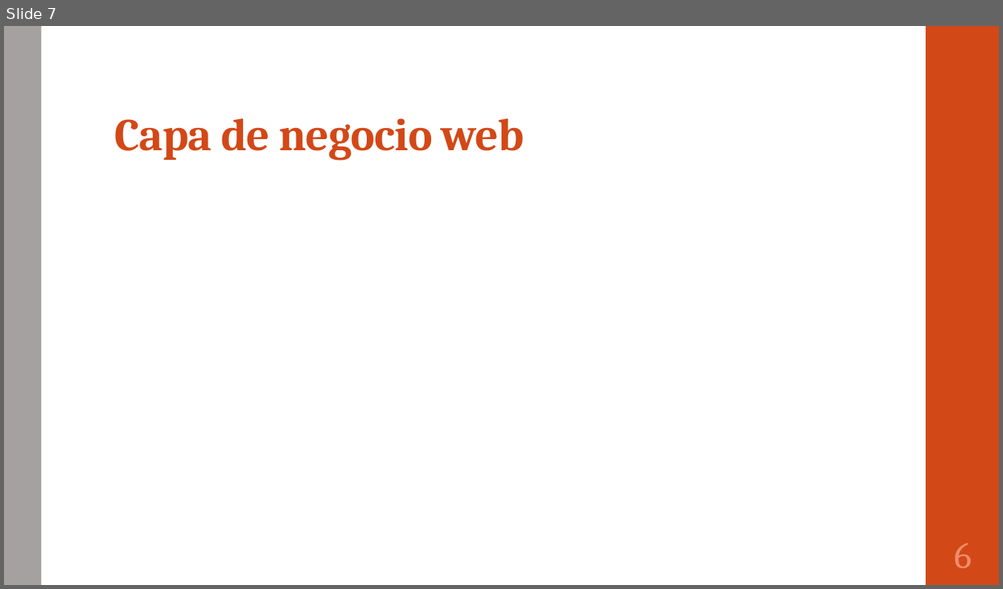
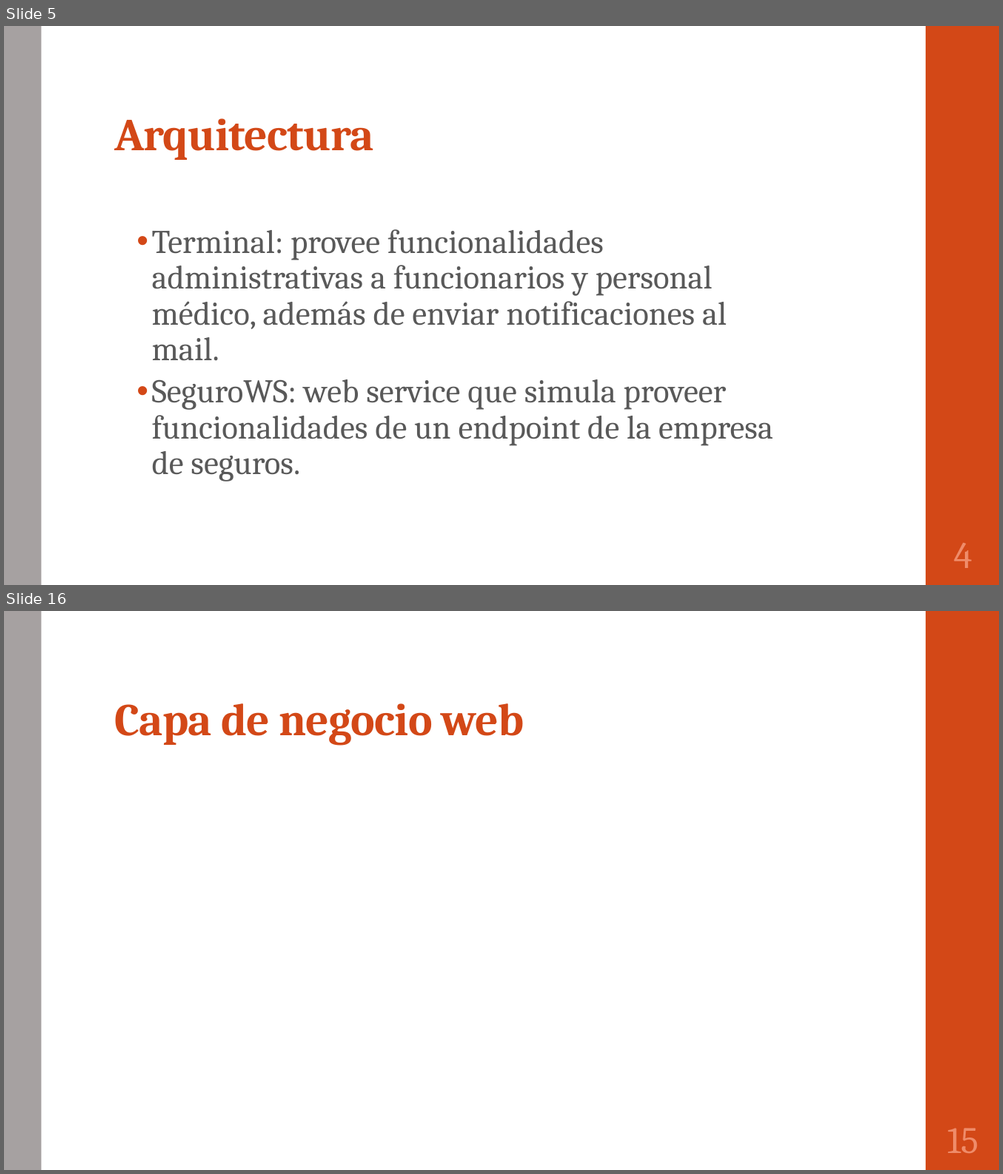
Before and after one commit to portafolio2016/hipocrates, a slide deck: Plantilla presentacion final.pptx. Shown one above the other, each under a label of ours: slide 7 before the commit, slides 5 and 16 after it; the slides between them are not shown. The pictures are 1003x589 and 1003x1174 pixels, drawn with LibreOffice and Linux fonts; fonts in the diff are those of the drawing. Boxes give left, top, right and bottom in pixels: in the first picture for what was removed or moved away, otherwise in the second. Text is boxed around its words. In the diff, an @@ line names an element or a change of style, - is before the commit and + after.

```diff
--- a/Plantilla presentacion final.pptx
+++ b/Plantilla presentacion final.pptx
@@ slide 5 added at [4,26,999,585], background #FFFFFF; not listed: 2 template elements that a slide beside it also shows @@
@@ title added at [114,118,374,160], 44 pt, text #D34817, bold @@
+Arquitectura
@@ text added at [152,230,773,482], 32 pt, text #595959 @@
+  • Terminal: provee funcionalidades administrativas a funcionarios y personal médico, además de enviar notificaciones al mail.
+  • SeguroWS: web service que simula proveer funcionalidades de un endpoint de la empresa de seguros.
@@ page number added at [953,543,972,568], 36 pt, text #EF8C6A @@
+4
@@ what was slide 7 is now slide 16 @@
@@ page number at [947,1128,978,1153]: text changed @@
-6
+15
```
Also in this commit, not shown: 6 slides changed, 8 other slides added.
